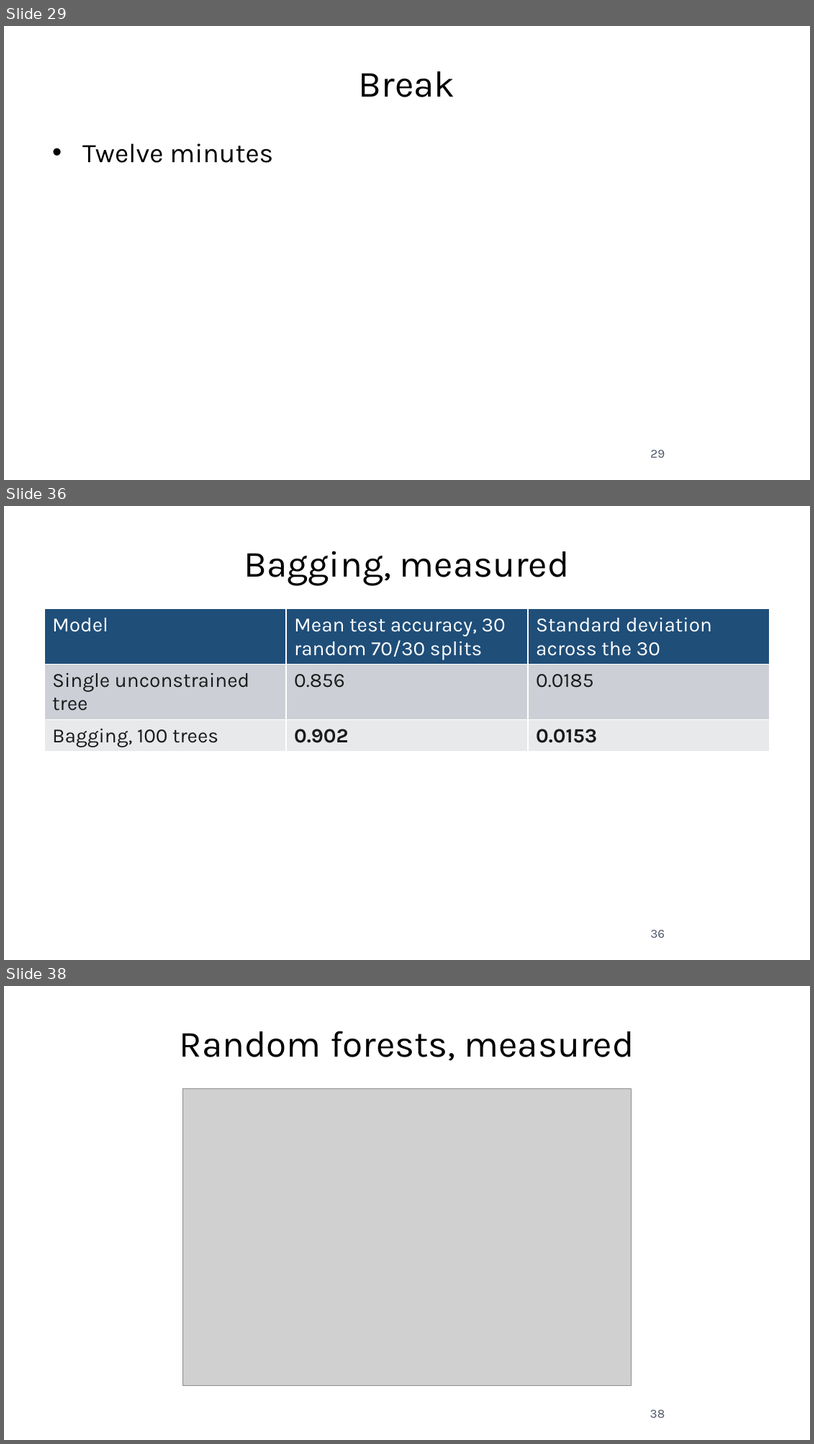
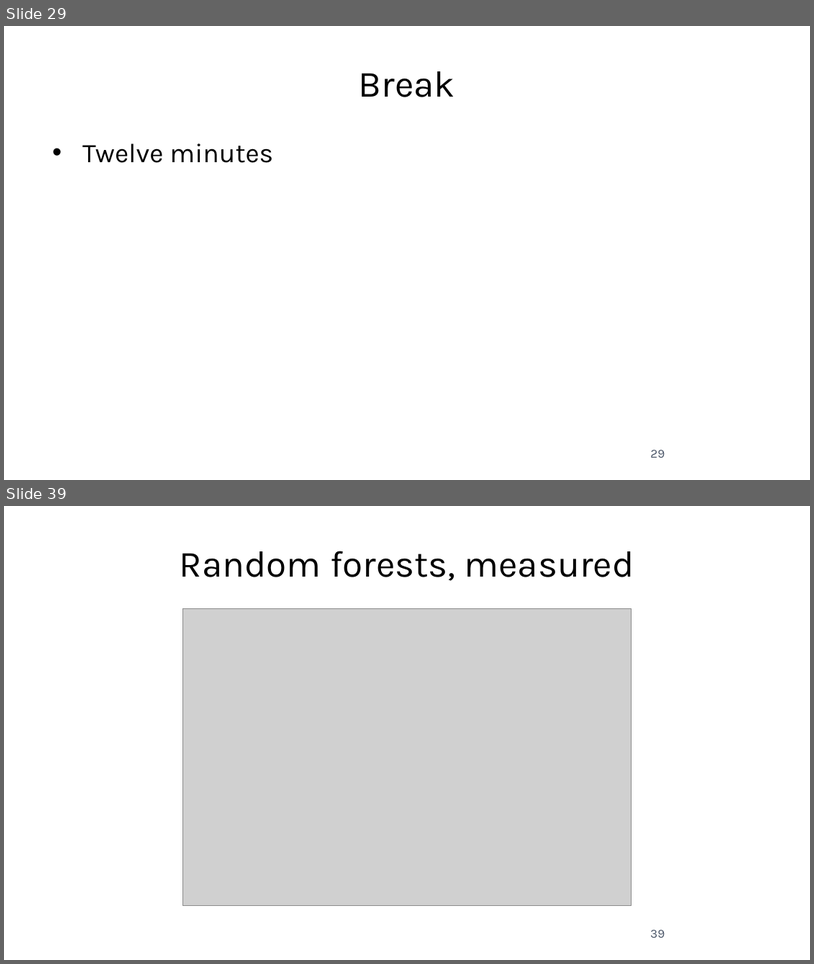
Before and after one commit to fabioantonini/technologies-for-artificial-intelligence, a slide deck: Lessons/07_trees_and_ensembles/Slides/trees_and_ensembles_slides.pptx. Shown one above the other, each under a label of ours: slides 29, 36 and 38 before the commit, slides 29 and 39 after it; the slides between them are not shown. The pictures are 814x1444 and 814x964 pixels, drawn with LibreOffice and Linux fonts; fonts in the diff are those of the drawing; grey boxes stand for pictures; background and template pictures are left out. Boxes give left, top, right and bottom in pixels: in the first picture for what was removed or moved away, otherwise in the second. Text is boxed around its words. In the diff, an @@ line names an element or a change of style, - is before the commit and + after.

```diff
--- a/Lessons/07_trees_and_ensembles/Slides/trees_and_ensembles_slides.pptx
+++ b/Lessons/07_trees_and_ensembles/Slides/trees_and_ensembles_slides.pptx
@@ slide 36 removed at (4, 506, 810, 960), background #FFFFFF @@
@@ title removed at (244, 551, 570, 585) @@
-Bagging, measured
@@ table removed at (44, 609, 770, 908), 3 rows, 3 columns @@
-Model | Mean test accuracy, 30 random 70/30 splits | Standard deviation across the 30
-Single unconstrained tree | 0.856 | 0.0185
-Bagging, 100 trees | 0.902 | 0.0153
@@ page number removed at (651, 929, 665, 937) @@
-36
@@ what was slide 38 is now slide 39 @@
@@ page number at (651, 929, 665, 937): text changed @@
-38
+39
```
Also in this commit, not shown: 10 slides changed, 3 slides added, 1 other slide removed, 17 other files.
